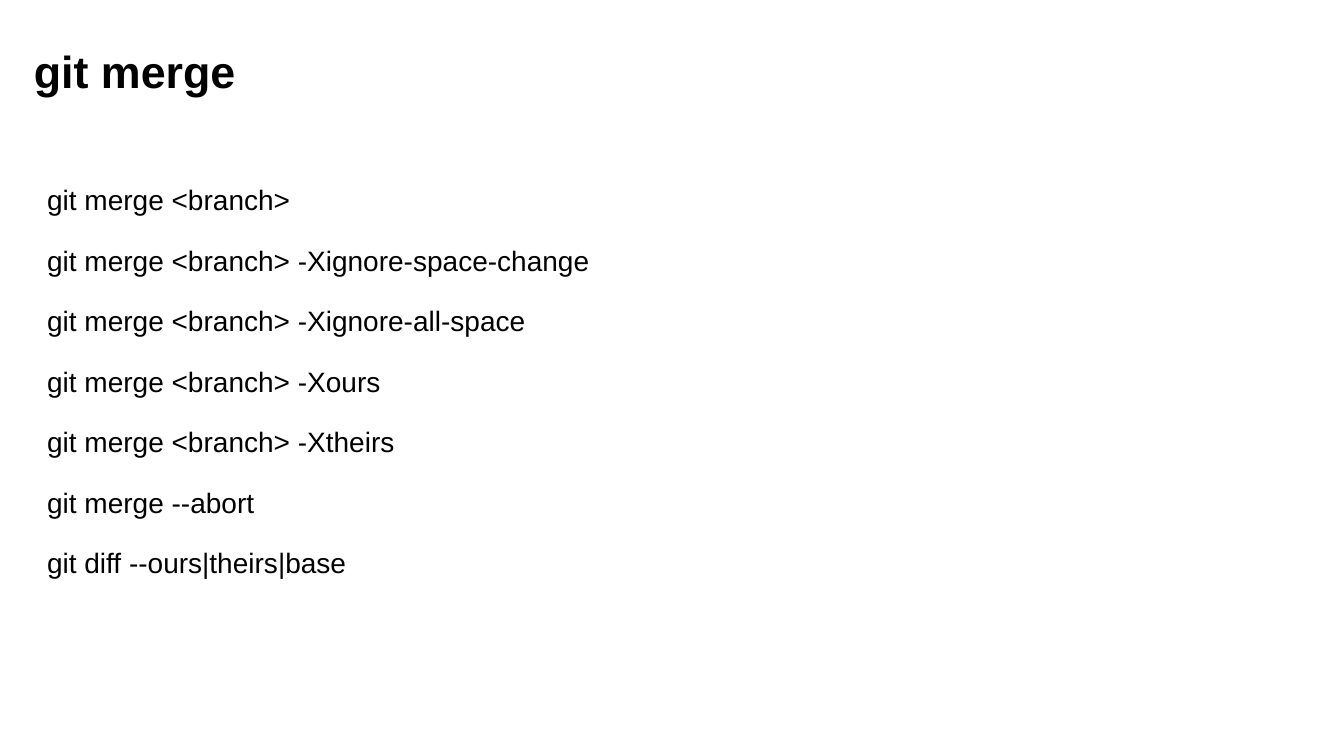
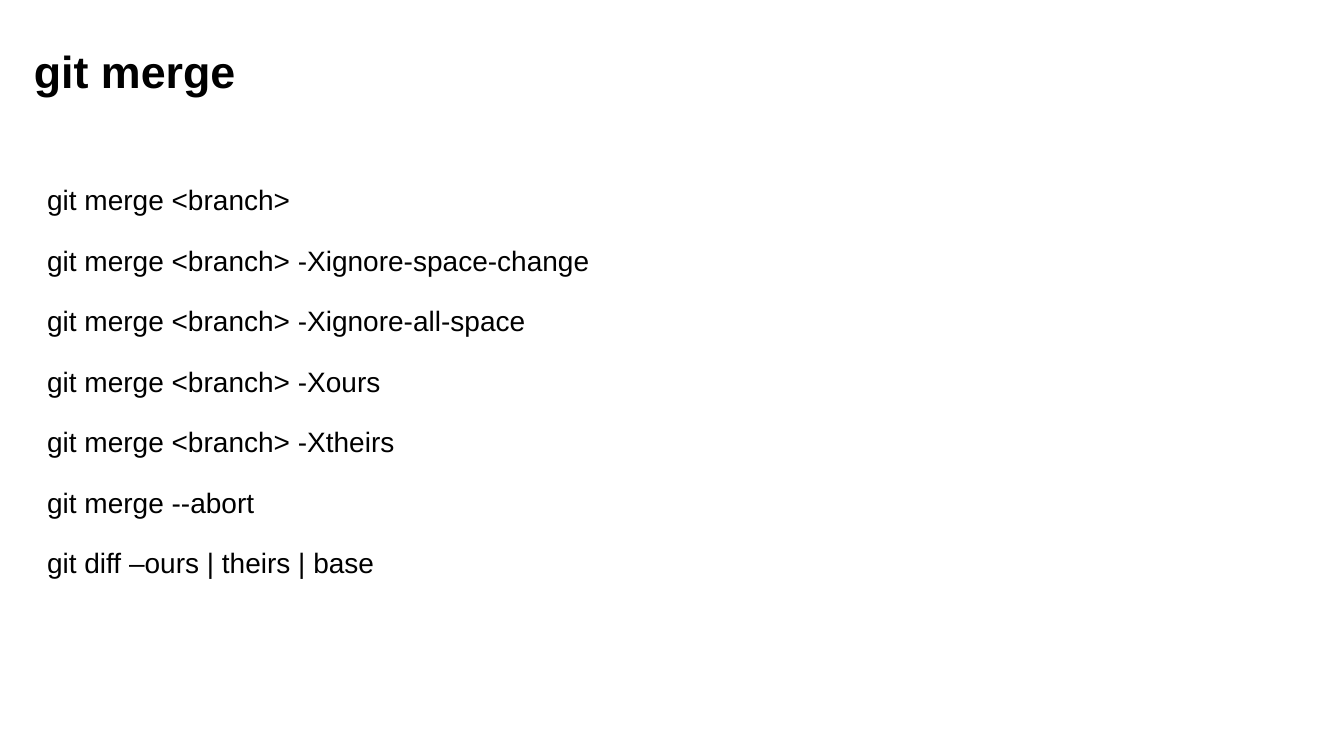
Before and after one commit to yunoguthi/testeCursoGit, a slide deck: slide 10 of aula04.pptx (slide 9 before the commit). Drawn at 1344x756 pixels with LibreOffice and Linux fonts; fonts in the diff are those of the drawing; background and template pictures are left out. Boxes give left, top, right and bottom in pixels: in the first picture for what was removed or moved away, otherwise in the second. Text is boxed around its words. In the diff, an @@ line names an element or a change of style, - is before the commit and + after.

```diff
--- a/aula04.pptx
+++ b/aula04.pptx
@@ text at bbox=[47, 552, 374, 578]: text changed @@
-git diff --ours|theirs|base
+git diff –ours | theirs | base
```
Also in this commit, not shown: 1 other slide changed, 1 slide added, 1 other file.
